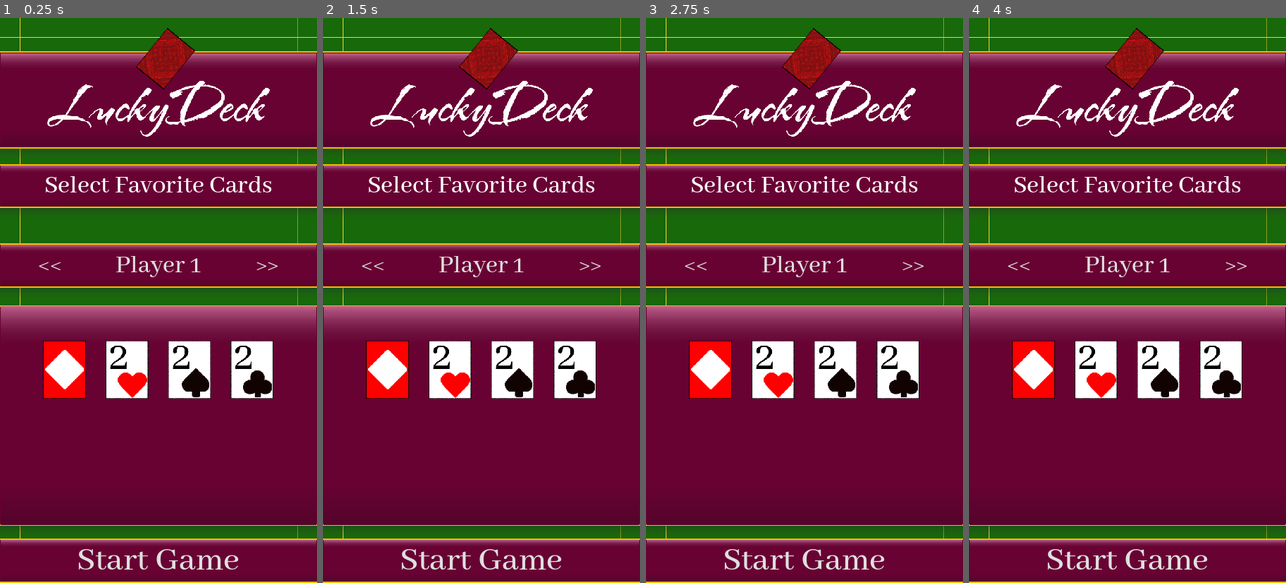
Above: before the commit, frames 1-4 (left to right).
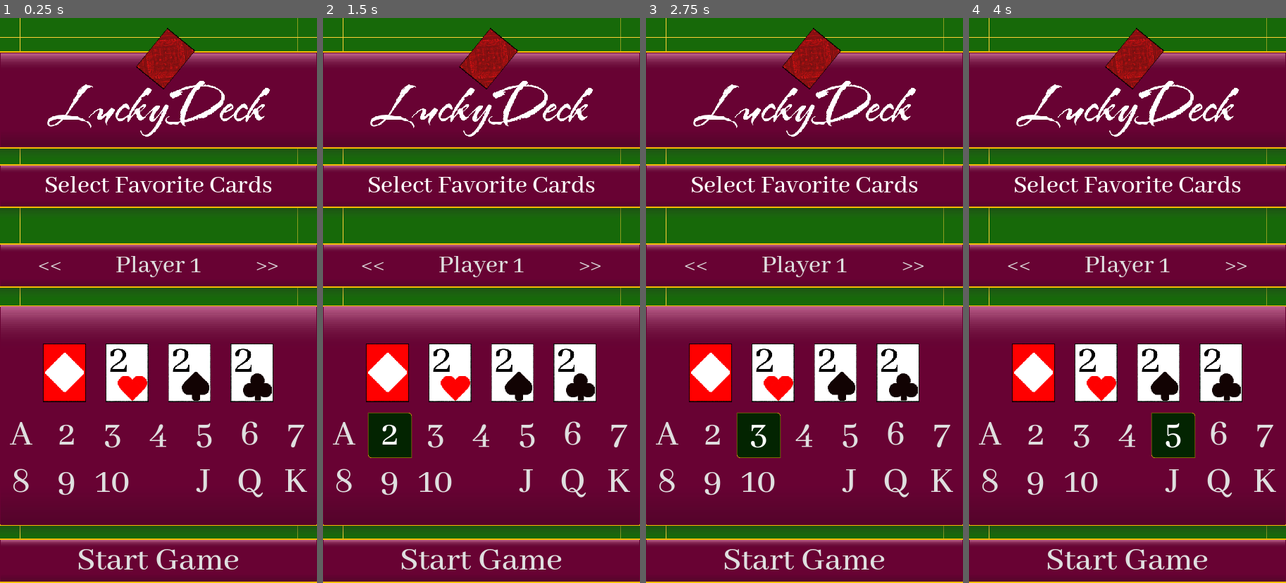
Above: after the commit, the same moments.

Repository: Yavuz7/LuckyDeck
Game: Godot game, scene res://Scripts/main_menu.tscn
Same seed, same stepped clock (60 frames per second), same inputs: the game is played once before the commit and once after it.
Inputs (mouse positions are in pixels of both pictures, inside the frame that each line leads up to):
- Up to frame 1 (0.25 s): no input
- Up to frame 2 (1.5 s): click (345, 436) at 0.5 s, where only the run after the commit has a clickable "A"; click (389, 436) at 1.25 s, where only the run after the commit has a clickable "2"
- Up to frame 3 (2.75 s): click (760, 436) at 2 s, where only the run after the commit has a clickable "3"
- Up to frame 4 (4 s): click (1127, 436) at 2.75 s, where only the run after the commit has a clickable "4"; click (1171, 436) at 3.5 s, where only the run after the commit has a clickable "5"

The runs differ from the first frame. In frame 1, 2.9% of the frame differs, in the area x 3-97%, y 57-85%; in frame 2, 3.9%; in frame 3, 3.9%; in frame 4, 3.9%.

Commit message:
Added Selection For Values

Diff:
--- a/Scripts/PlayerFavoriteCardMenu.gd
+++ b/Scripts/PlayerFavoriteCardMenu.gd
@@ -2,6 +2,7 @@
 
 @onready var playerDisplay = $mainLayoutCredits/SelectionBox/PlayerHeading/PlayerChange/PlayerDisplay
 @export var suitSelect: ButtonGroup
+@export var valueSelect: ButtonGroup
 
 var currentPlayers
 var playerIndex = 0
--- a/Scripts/main_menu.tscn
+++ b/Scripts/main_menu.tscn
@@ -9,10 +9,12 @@
 [ext_resource type="Texture2D" uid="uid://dd6xoy4hk75l0" path="res://assets/Images/CardFronts/cards1-2.png" id="6_eux68"]
 [ext_resource type="ButtonGroup" uid="uid://beososyiu12nc" path="res://Scripts/suitSelection.tres" id="7_dmpvh"]
 [ext_resource type="Texture2D" uid="uid://skqe0wti1hj4" path="res://assets/Images/CardFronts/cards1-1.png" id="7_eh48p"]
+[ext_resource type="ButtonGroup" uid="uid://br7v4nidvvlp4" path="res://Scripts/valueSelection.tres" id="8_rt17g"]
 [ext_resource type="Texture2D" uid="uid://dyqua4h061bdt" path="res://assets/Images/CardFronts/cards2-2.png" id="10_lddih"]
 [ext_resource type="Texture2D" uid="uid://djp50bkf568lt" path="res://assets/Images/CardFronts/cards3-2.png" id="11_cekfv"]
 [ext_resource type="Texture2D" uid="uid://bblli8752c24p" path="res://assets/Images/CardFronts/cards4-2.png" id="12_8imka"]
 [ext_resource type="Texture2D" uid="uid://dsyec6g04gdst" path="res://assets/Images/Buttons/buttonhighlights.svg" id="13_f0wp0"]
+[ext_resource type="StyleBox" uid="uid://c2ji6gf4rscq" path="res://assets/style/buttonSelectBox.tres" id="14_ugqp5"]
 
 [sub_resource type="StyleBoxEmpty" id="StyleBoxEmpty_oongi"]
 
@@ -23,6 +25,14 @@
 [sub_resource type="StyleBoxEmpty" id="StyleBoxEmpty_exmt0"]
 
 [sub_resource type="StyleBoxEmpty" id="StyleBoxEmpty_ce6er"]
+
+[sub_resource type="StyleBoxEmpty" id="StyleBoxEmpty_7ysnj"]
+
+[sub_resource type="StyleBoxEmpty" id="StyleBoxEmpty_tupff"]
+
+[sub_resource type="StyleBoxEmpty" id="StyleBoxEmpty_bjwkc"]
+
+[sub_resource type="StyleBoxEmpty" id="StyleBoxEmpty_h0egs"]
 
 [node name="MainMenu" type="Control"]
 layout_mode = 3
@@ -175,6 +185,7 @@
 grow_vertical = 2
 script = ExtResource("6_3crqy")
 suitSelect = ExtResource("7_dmpvh")
+valueSelect = ExtResource("8_rt17g")
 
 [node name="background" type="ColorRect" parent="PlayerFavoriteCardMenu"]
 layout_mode = 1
@@ -313,11 +324,12 @@
 anchor_bottom = 1.0
 grow_horizontal = 2
 grow_vertical = 2
+alignment = 1
 
 [node name="Suit Selection" type="MarginContainer" parent="PlayerFavoriteCardMenu/mainLayoutCredits/SelectionBox/cardSelection/VBoxContainer"]
 layout_mode = 2
 theme_override_constants/margin_left = 10
-theme_override_constants/margin_top = 80
+theme_override_constants/margin_top = 50
 theme_override_constants/margin_right = 10
 theme_override_constants/margin_bottom = 10
 
@@ -355,9 +367,192 @@
 texture_normal = ExtResource("12_8imka")
 texture_pressed = ExtResource("7_eh48p")
 
-[node name="GridContainer2" type="GridContainer" parent="PlayerFavoriteCardMenu/mainLayoutCredits/SelectionBox/cardSelection/VBoxContainer"]
+[node name="MarginContainer" type="MarginContainer" parent="PlayerFavoriteCardMenu/mainLayoutCredits/SelectionBox/cardSelection/VBoxContainer"]
+layout_mode = 2
+theme_override_constants/margin_left = 10
+theme_override_constants/margin_top = 10
+theme_override_constants/margin_right = 10
+theme_override_constants/margin_bottom = 10
+
+[node name="HBoxContainer" type="HBoxContainer" parent="PlayerFavoriteCardMenu/mainLayoutCredits/SelectionBox/cardSelection/VBoxContainer/MarginContainer"]
+layout_mode = 2
+alignment = 1
+
+[node name="values" type="GridContainer" parent="PlayerFavoriteCardMenu/mainLayoutCredits/SelectionBox/cardSelection/VBoxContainer/MarginContainer/HBoxContainer"]
 layout_mode = 2
 columns = 7
+
+[node name="1" type="Button" parent="PlayerFavoriteCardMenu/mainLayoutCredits/SelectionBox/cardSelection/VBoxContainer/MarginContainer/HBoxContainer/values"]
+custom_minimum_size = Vector2(100, 90)
+layout_mode = 2
+theme_override_font_sizes/font_size = 85
+theme_override_styles/normal = SubResource("StyleBoxEmpty_7ysnj")
+theme_override_styles/hover = SubResource("StyleBoxEmpty_tupff")
+theme_override_styles/pressed = ExtResource("14_ugqp5")
+theme_override_styles/disabled = SubResource("StyleBoxEmpty_bjwkc")
+theme_override_styles/focus = SubResource("StyleBoxEmpty_h0egs")
+toggle_mode = true
+button_group = ExtResource("8_rt17g")
+text = "A"
+
+[node name="2" type="Button" parent="PlayerFavoriteCardMenu/mainLayoutCredits/SelectionBox/cardSelection/VBoxContainer/MarginContainer/HBoxContainer/values"]
+custom_minimum_size = Vector2(100, 90)
+layout_mode = 2
+theme_override_font_sizes/font_size = 85
+theme_override_styles/normal = SubResource("StyleBoxEmpty_7ysnj")
+theme_override_styles/hover = SubResource("StyleBoxEmpty_tupff")
+theme_override_styles/pressed = ExtResource("14_ugqp5")
+theme_override_styles/disabled = SubResource("StyleBoxEmpty_bjwkc")
+theme_override_styles/focus = SubResource("StyleBoxEmpty_h0egs")
+toggle_mode = true
+button_group = ExtResource("8_rt17g")
+text = "2"
+
+[node name="3" type="Button" parent="PlayerFavoriteCardMenu/mainLayoutCredits/SelectionBox/cardSelection/VBoxContainer/MarginContainer/HBoxContainer/values"]
+custom_minimum_size = Vector2(100, 90)
+layout_mode = 2
+theme_override_font_sizes/font_size = 85
+theme_override_styles/normal = SubResource("StyleBoxEmpty_7ysnj")
+theme_override_styles/hover = SubResource("StyleBoxEmpty_tupff")
+theme_override_styles/pressed = ExtResource("14_ugqp5")
+theme_override_styles/disabled = SubResource("StyleBoxEmpty_bjwkc")
+theme_override_styles/focus = SubResource("StyleBoxEmpty_h0egs")
+toggle_mode = true
+button_group = ExtResource("8_rt17g")
+text = "3"
+
+[node name="4" type="Button" parent="PlayerFavoriteCardMenu/mainLayoutCredits/SelectionBox/cardSelection/VBoxContainer/MarginContainer/HBoxContainer/values"]
+custom_minimum_size = Vector2(100, 90)
+layout_mode = 2
+theme_override_font_sizes/font_size = 85
+theme_override_styles/normal = SubResource("StyleBoxEmpty_7ysnj")
+theme_override_styles/hover = SubResource("StyleBoxEmpty_tupff")
+theme_override_styles/pressed = ExtResource("14_ugqp5")
+theme_override_styles/disabled = SubResource("StyleBoxEmpty_bjwkc")
+theme_override_styles/focus = SubResource("StyleBoxEmpty_h0egs")
+toggle_mode = true
+button_group = ExtResource("8_rt17g")
+text = "4"
+
+[node name="5" type="Button" parent="PlayerFavoriteCardMenu/mainLayoutCredits/SelectionBox/cardSelection/VBoxContainer/MarginContainer/HBoxContainer/values"]
+custom_minimum_size = Vector2(100, 90)
+layout_mode = 2
+theme_override_font_sizes/font_size = 85
+theme_override_styles/normal = SubResource("StyleBoxEmpty_7ysnj")
+theme_override_styles/hover = SubResource("StyleBoxEmpty_tupff")
+theme_override_styles/pressed = ExtResource("14_ugqp5")
+theme_override_styles/disabled = SubResource("StyleBoxEmpty_bjwkc")
+theme_override_styles/focus = SubResource("StyleBoxEmpty_h0egs")
+toggle_mode = true
+button_group = ExtResource("8_rt17g")
+text = "5"
+
+[node name="6" type="Button" parent="PlayerFavoriteCardMenu/mainLayoutCredits/SelectionBox/cardSelection/VBoxContainer/MarginContainer/HBoxContainer/values"]
+custom_minimum_size = Vector2(100, 90)
+layout_mode = 2
+theme_override_font_sizes/font_size = 85
+theme_override_styles/normal = SubResource("StyleBoxEmpty_7ysnj")
+theme_override_styles/hover = SubResource("StyleBoxEmpty_tupff")
+theme_override_styles/pressed = ExtResource("14_ugqp5")
+theme_override_styles/disabled = SubResource("StyleBoxEmpty_bjwkc")
+theme_override_styles/focus = SubResource("StyleBoxEmpty_h0egs")
+toggle_mode = true
+button_group = ExtResource("8_rt17g")
+text = "6"
+
+[node name="7" type="Button" parent="PlayerFavoriteCardMenu/mainLayoutCredits/SelectionBox/cardSelection/VBoxContainer/MarginContainer/HBoxContainer/values"]
+custom_minimum_size = Vector2(100, 90)
+layout_mode = 2
+theme_override_font_sizes/font_size = 85
+theme_override_styles/normal = SubResource("StyleBoxEmpty_7ysnj")
+theme_override_styles/hover = SubResource("StyleBoxEmpty_tupff")
+theme_override_styles/pressed = ExtResource("14_ugqp5")
+theme_override_styles/disabled = SubResource("StyleBoxEmpty_bjwkc")
+theme_override_styles/focus = SubResource("StyleBoxEmpty_h0egs")
+toggle_mode = true
+button_group = ExtResource("8_rt17g")
+text = "7"
+
+[node name="8" type="Button" parent="PlayerFavoriteCardMenu/mainLayoutCredits/SelectionBox/cardSelection/VBoxContainer/MarginContainer/HBoxContainer/values"]
+custom_minimum_size = Vector2(100, 90)
+layout_mode = 2
+theme_override_font_sizes/font_size = 85
+theme_override_styles/normal = SubResource("StyleBoxEmpty_7ysnj")
+theme_override_styles/hover = SubResource("StyleBoxEmpty_tupff")
+theme_override_styles/pressed = ExtResource("14_ugqp5")
+theme_override_styles/disabled = SubResource("StyleBoxEmpty_bjwkc")
+theme_override_styles/focus = SubResource("StyleBoxEmpty_h0egs")
+toggle_mode = true
+button_group = ExtResource("8_rt17g")
+text = "8"
+
+[node name="9" type="Button" parent="PlayerFavoriteCardMenu/mainLayoutCredits/SelectionBox/cardSelection/VBoxContainer/MarginContainer/HBoxContainer/values"]
+custom_minimum_size = Vector2(100, 90)
+layout_mode = 2
+theme_override_font_sizes/font_size = 85
+theme_override_styles/normal = SubResource("StyleBoxEmpty_7ysnj")
+theme_override_styles/hover = SubResource("StyleBoxEmpty_tupff")
+theme_override_styles/pressed = ExtResource("14_ugqp5")
+theme_override_styles/disabled = SubResource("StyleBoxEmpty_bjwkc")
+theme_override_styles/focus = SubResource("StyleBoxEmpty_h0egs")
+toggle_mode = true
+button_group = ExtResource("8_rt17g")
+text = "9"
+
+[node name="10" type="Button" parent="PlayerFavoriteCardMenu/mainLayoutCredits/SelectionBox/cardSelection/VBoxContainer/MarginContainer/HBoxContainer/values"]
+custom_minimum_size = Vector2(100, 90)
+layout_mode = 2
+theme_override_font_sizes/font_size = 85
+theme_override_styles/normal = SubResource("StyleBoxEmpty_7ysnj")
+theme_override_styles/hover = SubResource("StyleBoxEmpty_tupff")
+theme_override_styles/pressed = ExtResource("14_ugqp5")
+theme_override_styles/disabled = SubResource("StyleBoxEmpty_bjwkc")
+theme_override_styles/focus = SubResource("StyleBoxEmpty_h0egs")
+toggle_mode = true
+button_group = ExtResource("8_rt17g")
+text = "10"
+
+[node name="Control" type="Control" parent="PlayerFavoriteCardMenu/mainLayoutCredits/SelectionBox/cardSelection/VBoxContainer/MarginContainer/HBoxContainer/values"]
+layout_mode = 2
+
+[node name="11" type="Button" parent="PlayerFavoriteCardMenu/mainLayoutCredits/SelectionBox/cardSelection/VBoxContainer/MarginContainer/HBoxContainer/values"]
+custom_minimum_size = Vector2(100, 90)
+layout_mode = 2
+theme_override_font_sizes/font_size = 85
+theme_override_styles/normal = SubResource("StyleBoxEmpty_7ysnj")
+theme_override_styles/hover = SubResource("StyleBoxEmpty_tupff")
+theme_override_styles/pressed = ExtResource("14_ugqp5")
+theme_override_styles/disabled = SubResource("StyleBoxEmpty_bjwkc")
+theme_override_styles/focus = SubResource("StyleBoxEmpty_h0egs")
+toggle_mode = true
+button_group = ExtResource("8_rt17g")
+text = "J"
+
+[node name="12" type="Button" parent="PlayerFavoriteCardMenu/mainLayoutCredits/SelectionBox/cardSelection/VBoxContainer/MarginContainer/HBoxContainer/values"]
+custom_minimum_size = Vector2(100, 90)
+layout_mode = 2
+theme_override_font_sizes/font_size = 85
+theme_override_styles/normal = SubResource("StyleBoxEmpty_7ysnj")
+theme_override_styles/hover = SubResource("StyleBoxEmpty_tupff")
+theme_override_styles/pressed = ExtResource("14_ugqp5")
+theme_override_styles/disabled = SubResource("StyleBoxEmpty_bjwkc")
+theme_override_styles/focus = SubResource("StyleBoxEmpty_h0egs")
+toggle_mode = true
+button_group = ExtResource("8_rt17g")
+text = "Q"
+
+[node name="13" type="Button" parent="PlayerFavoriteCardMenu/mainLayoutCredits/SelectionBox/cardSelection/VBoxContainer/MarginContainer/HBoxContainer/values"]
+custom_minimum_size = Vector2(100, 90)
+layout_mode = 2
+theme_override_font_sizes/font_size = 85
+theme_override_styles/normal = SubResource("StyleBoxEmpty_7ysnj")
+theme_override_styles/hover = SubResource("StyleBoxEmpty_tupff")
+theme_override_styles/pressed = ExtResource("14_ugqp5")
+theme_override_styles/disabled = SubResource("StyleBoxEmpty_bjwkc")
+theme_override_styles/focus = SubResource("StyleBoxEmpty_h0egs")
+toggle_mode = true
+button_group = ExtResource("8_rt17g")
+text = "K"
 
 [node name="Start Game" type="Button" parent="PlayerFavoriteCardMenu"]
 custom_minimum_size = Vector2(0, 100)
--- /dev/null
+++ b/Scripts/valueSelection.tres
@@ -0,0 +1,3 @@
+[gd_resource type="ButtonGroup" format=3 uid="uid://br7v4nidvvlp4"]
+
+[resource]
--- /dev/null
+++ b/assets/style/buttonSelectBox.tres
@@ -0,0 +1,11 @@
+[gd_resource type="StyleBoxFlat" format=3 uid="uid://c2ji6gf4rscq"]
+
+[resource]
+bg_color = Color(0.0117647, 0.141176, 0.00392157, 1)
+border_width_left = 1
+border_width_top = 1
+border_width_right = 1
+border_width_bottom = 1
+border_color = Color(0.94902, 0.733333, 0.0196078, 1)
+corner_radius_top_right = 8
+corner_radius_bottom_left = 8
Not shown: 1 places in Scripts/main_menu.tscn that only renumber resources
